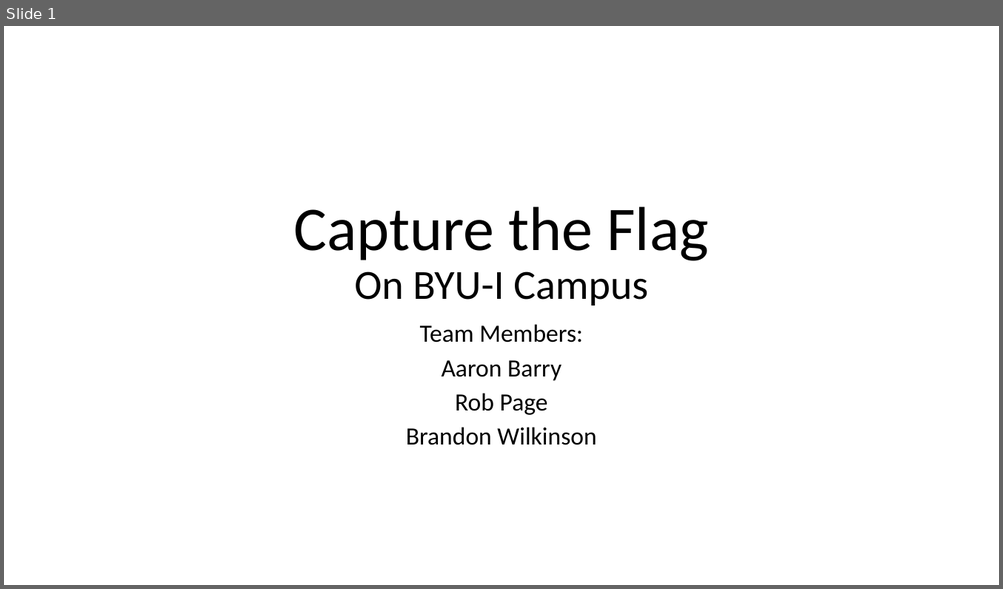
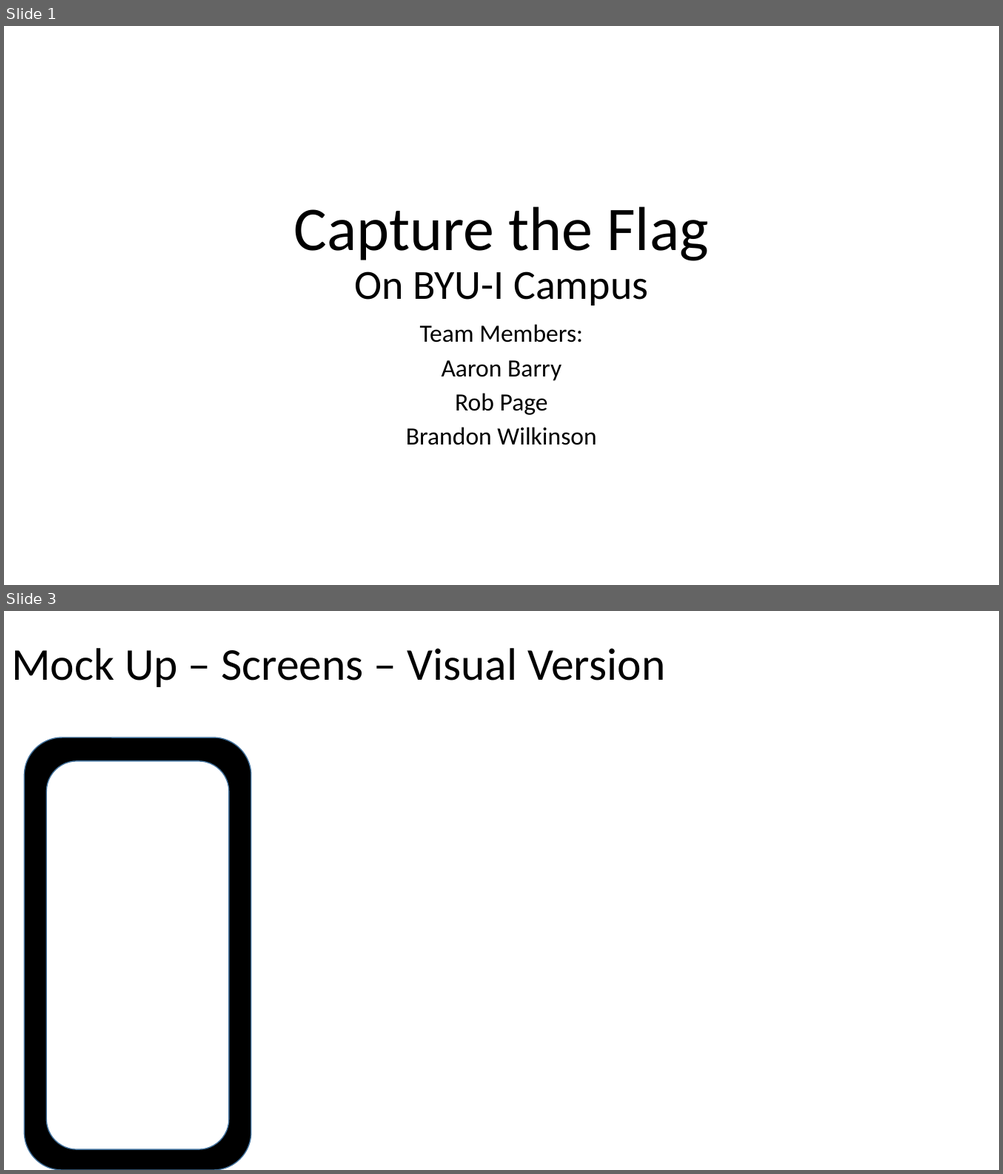
Before and after one commit to CIT360-CTF/CIT360-CTF, a slide deck: CTF_PPT.pptx. Shown one above the other, each under a label of ours: slide 1 before the commit, slides 1 and 3 after it; the slides between them are not shown. The pictures are 1003x589 and 1003x1174 pixels, drawn with LibreOffice and Linux fonts; fonts in the diff are those of the drawing. Boxes give left, top, right and bottom in pixels: in the first picture for what was removed or moved away, otherwise in the second. Text is boxed around its words. In the diff, an @@ line names an element or a change of style, - is before the commit and + after.

```diff
--- a/CTF_PPT.pptx
+++ b/CTF_PPT.pptx
@@ slide 3 added at bbox=[4, 611, 999, 1170], background #FFFFFF @@
@@ title added at bbox=[11, 648, 665, 687], 44 pt, text #000000 @@
+Mock Up – Screens – Visual Version
@@ rounded rectangle added at bbox=[24, 738, 251, 1170], fill #000000, outline #43739E 1 pt @@
@@ rounded rectangle added at bbox=[46, 761, 229, 1150], fill #FFFFFF, outline #43739E 1 pt @@
```
Also in this commit, not shown: 1 slide changed, 8 other files.
